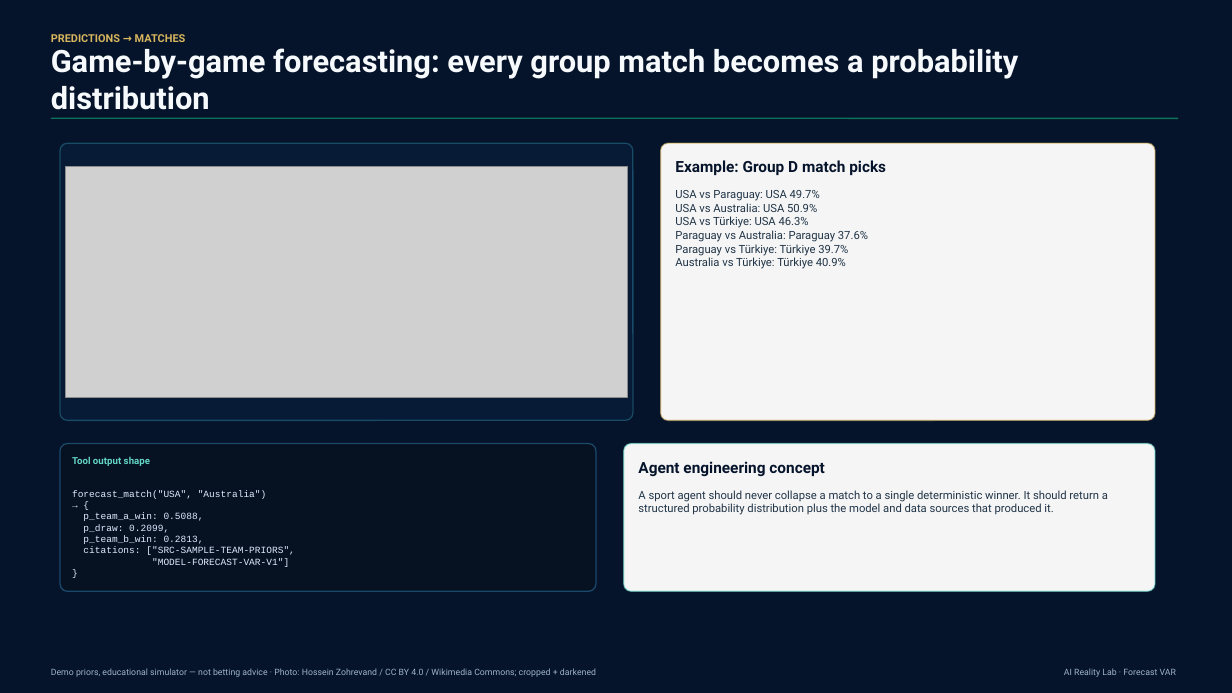
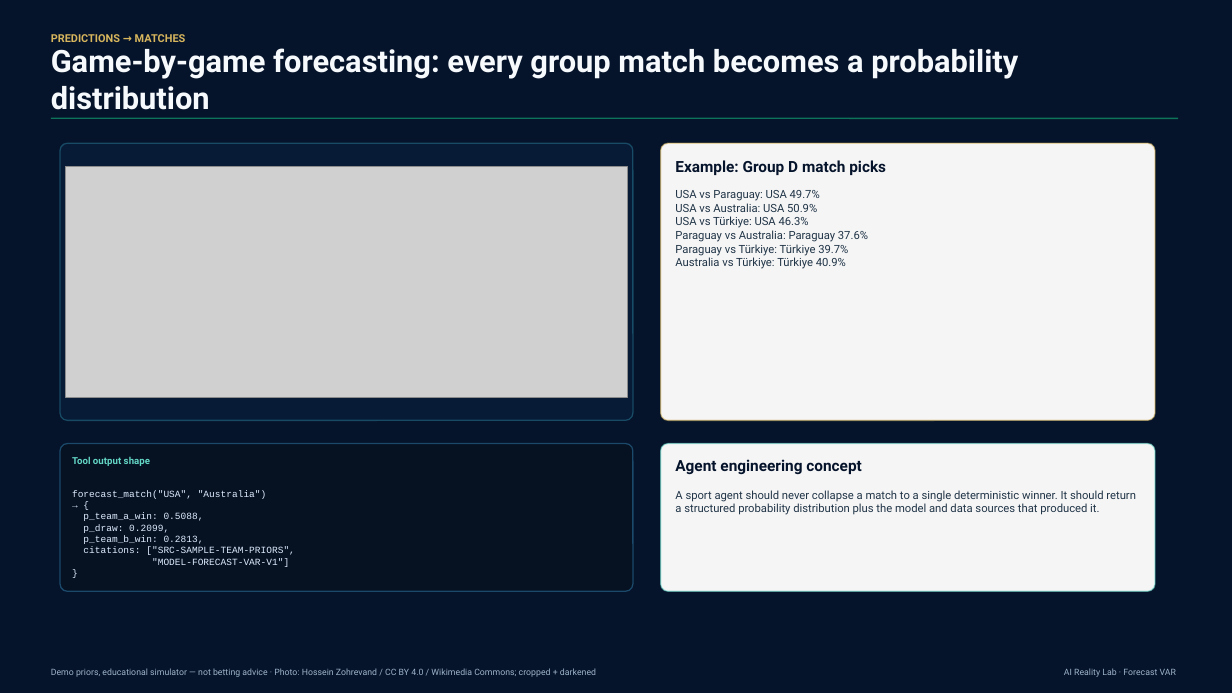
Before and after one commit to monaj07/ai-reality-lab, a slide deck: slide 5 of wc26-forecast-var-agent-episode2/deliverables/new_version/forecast_var_agent_engineering_deck_football_background.pptx (slide 4 before the commit). Drawn at 1232x693 pixels with LibreOffice and Linux fonts; fonts in the diff are those of the drawing; grey boxes stand for pictures. Boxes give left, top, right and bottom in pixels: in the first picture for what was removed or moved away, otherwise in the second. Text is boxed around its words. In the diff, an @@ line names an element or a change of style, - is before the commit and + after.

```diff
--- a/wc26-forecast-var-agent-episode2/deliverables/new_version/forecast_var_agent_engineering_deck_football_background.pptx
+++ b/wc26-forecast-var-agent-episode2/deliverables/new_version/forecast_var_agent_engineering_deck_football_background.pptx
@@ rounded rectangle resized from (x1=60, y1=444, x2=596, y2=592) to (x1=60, y1=444, x2=633, y2=592) @@
@@ rounded rectangle resized from (x1=624, y1=444, x2=1155, y2=592) to (x1=661, y1=444, x2=1155, y2=592) @@
@@ text "Agent engineering concept" moved from (x1=638, y1=461, x2=824, y2=477) to (x1=675, y1=459, x2=861, y2=475) @@
@@ text "A sport agent should never ..." rewrapped from (x1=638, y1=490, x2=1108, y2=515) to (x1=675, y1=490, x2=1136, y2=515) @@
```
Also in this commit, not shown: 7 other slides changed, 1 slide added, 1 slide removed, 3 other files.
